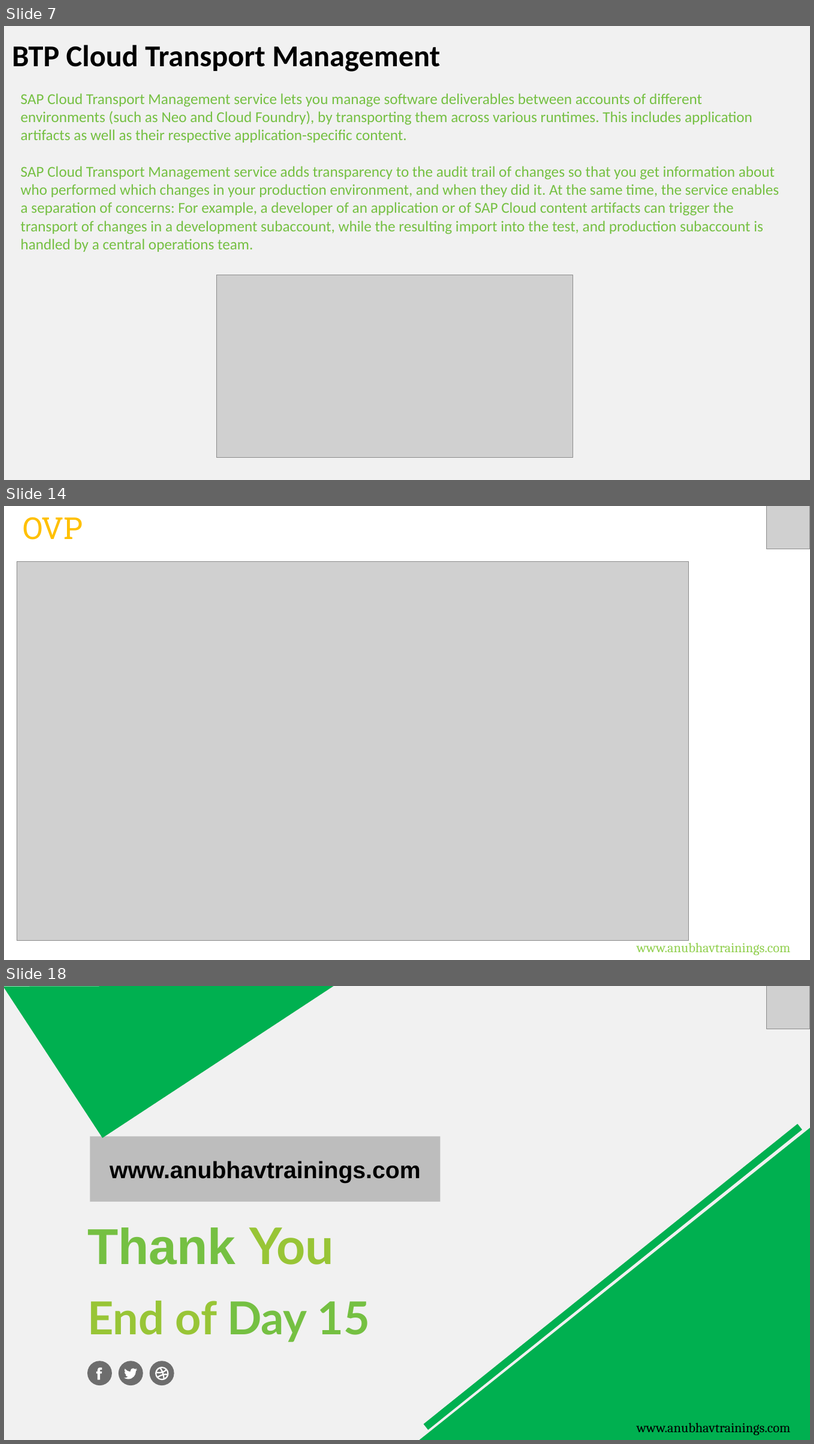
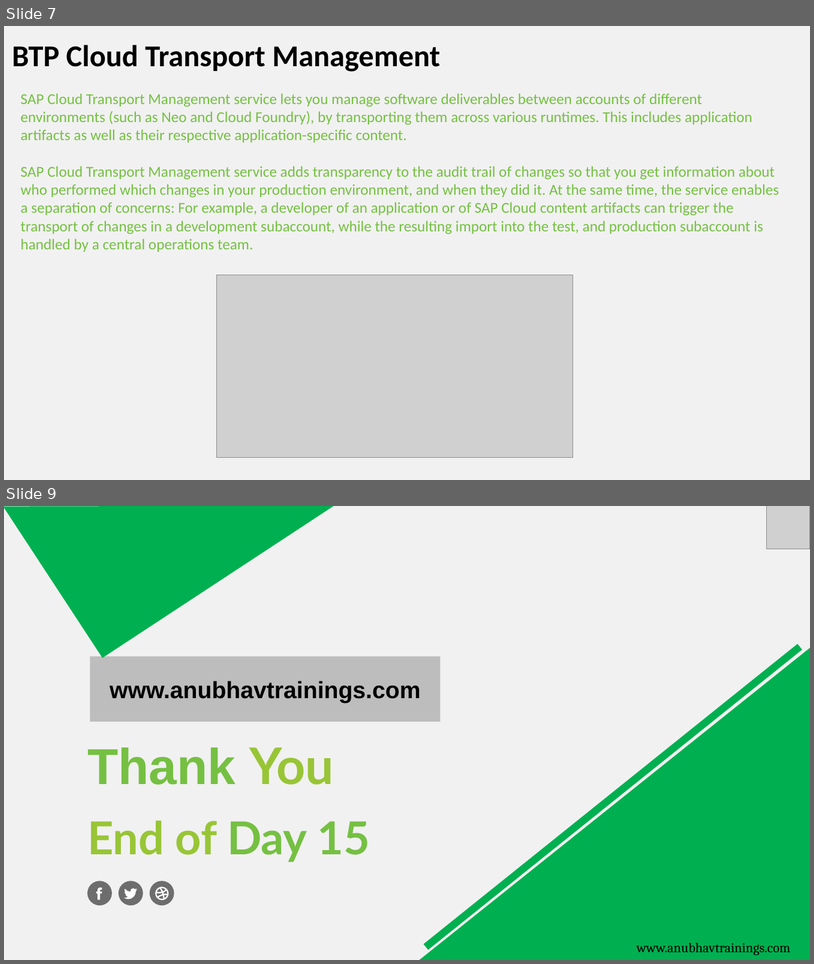
Before and after one commit to tprudhvisap/RAP_Training_Applied_Materials, a slide deck: Day 15/DAY-15.pptx. Shown one above the other, each under a label of ours: slides 7, 14 and 18 before the commit, slides 7 and 9 after it; the slides between them are not shown. The pictures are 814x1444 and 814x964 pixels, drawn with LibreOffice and Linux fonts; fonts in the diff are those of the drawing; grey boxes stand for pictures. Boxes give left, top, right and bottom in pixels: in the first picture for what was removed or moved away, otherwise in the second. Text is boxed around its words. In the diff, an @@ line names an element or a change of style, - is before the commit and + after.

```diff
--- a/Day 15/DAY-15.pptx
+++ b/Day 15/DAY-15.pptx
@@ slide 14 removed at box(4, 506, 810, 960), background #FFFFFF @@
@@ text removed at box(23, 517, 83, 540) @@
-OVP
@@ picture removed at box(767, 506, 810, 549) @@
@@ picture removed at box(17, 562, 689, 940) @@
@@ text removed at box(637, 939, 791, 955) @@
-www.anubhavtrainings.com
@@ what was slide 18 is now slide 9 @@
```
Also in this commit, not shown: 8 other slides removed, 1 other file.
